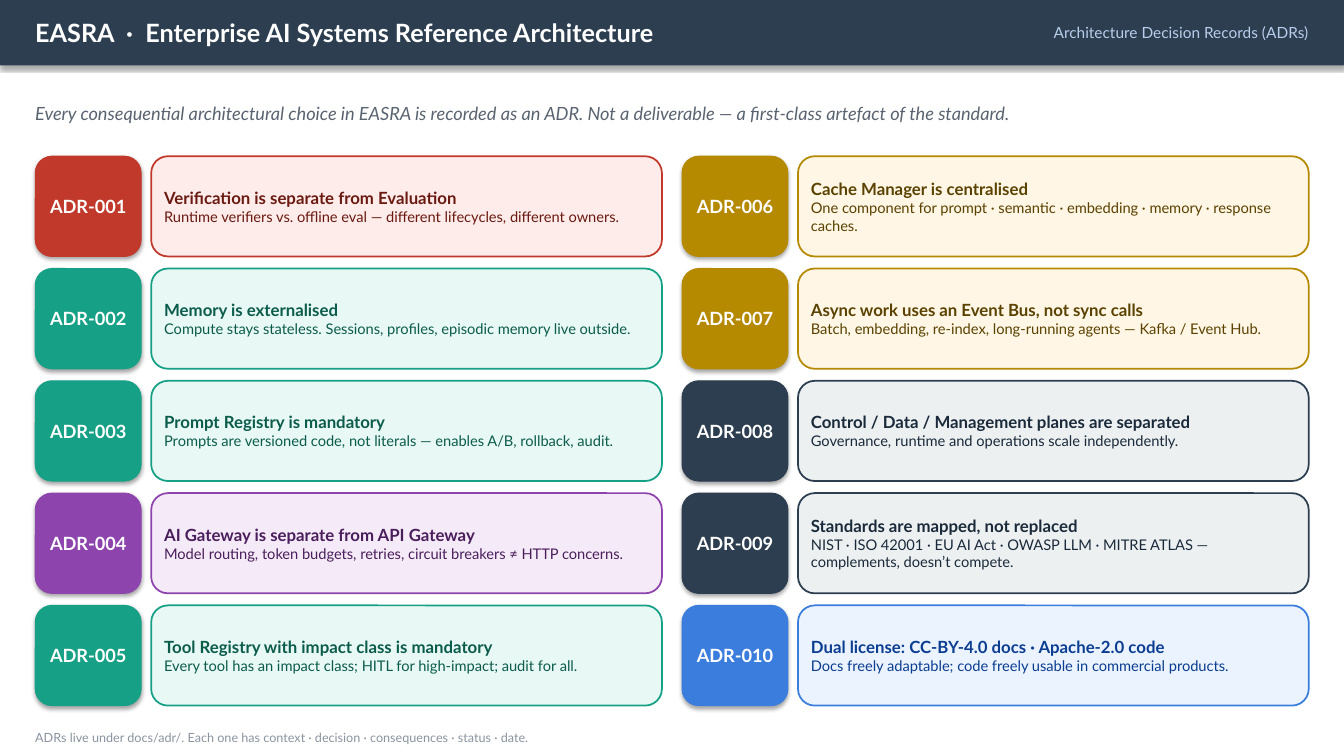
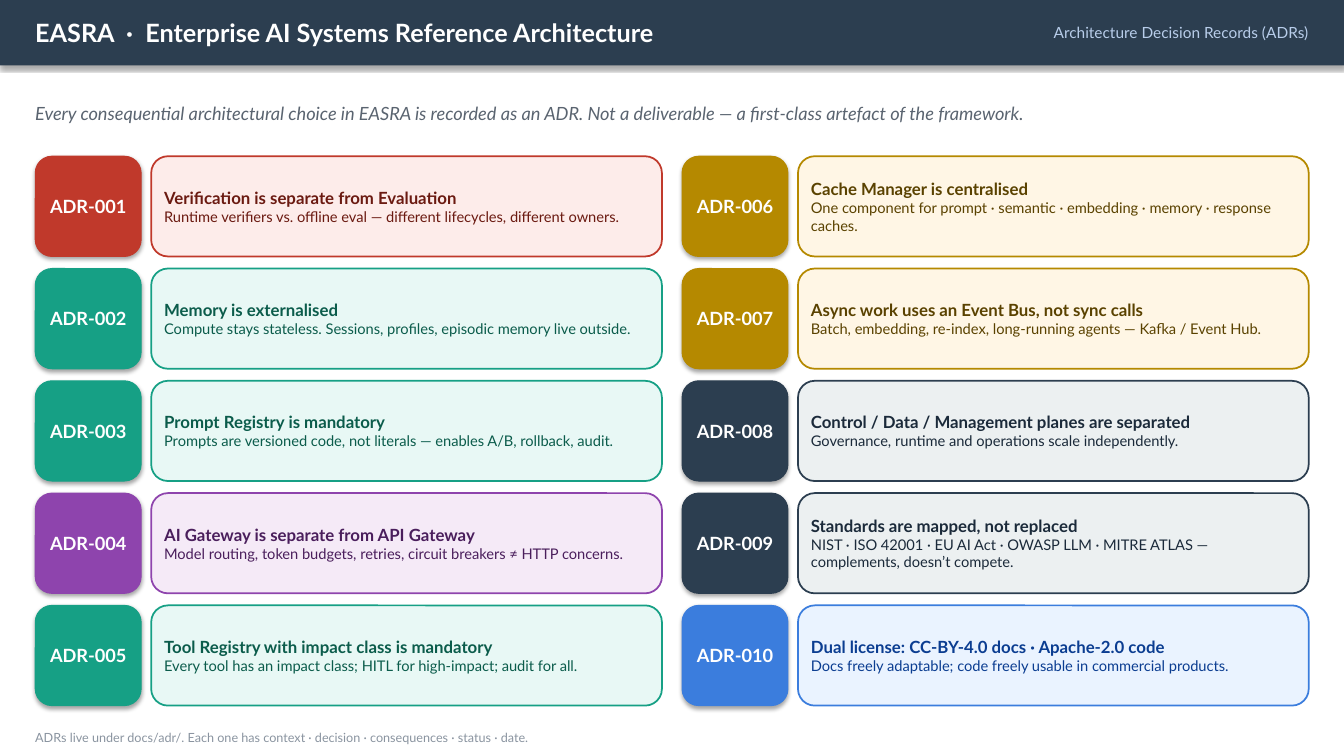
Before and after one commit to KarthikeyanDhanakotti/EASRA, a slide deck: slide 17 of conference/EASRA-LinkedIn-Carousel.pptx. Drawn at 1344x756 pixels with LibreOffice and Linux fonts; fonts in the diff are those of the drawing. Boxes give left, top, right and bottom in pixels: in the first picture for what was removed or moved away, otherwise in the second. Text is boxed around its words. In the diff, an @@ line names an element or a change of style, - is before the commit and + after.

Commit message:
polish(v4): reviewer feedback - 'reference architecture' not 'standard' + L12 renamed to AI Platform Engineering + Bronze/Silver/Gold/Platinum conformance
Reviewer round 3 polish before publish:

- CAROUSEL: drop 'standard' claim (cover badge, hero subtitle, CTA slide). Now reads 'Open Reference Architecture'. Keeps factual 'Standards-aligned' where it means aligned WITH external standards (NIST/ISO/EU AI Act/OWASP/MITRE).

- CAROUSEL: rename layer L12 'LLMOps & Delivery' -> 'AI Platform Engineering' (future-proofs for multimodal, diffusion, speech, reasoning models). Applied on layer index, on the AI Platform slide, on ADR slide references, and on the three-planes bullet.

- README: drop 'open architecture standard' claim -> 'open reference architecture'.

- ROADMAP: add Bronze / Silver / Gold / Platinum conformance levels section (replaces earlier Baseline/Regulated/Safety-critical framing).

```diff
--- a/conference/EASRA-LinkedIn-Carousel.pptx
+++ b/conference/EASRA-LinkedIn-Carousel.pptx
@@ text at <box>35,106,1023,123</box>: text changed @@
-Every consequential architectural choice in EASRA is recorded as an ADR. Not a deliverable — a first-class artefact of the standard.
+Every consequential architectural choice in EASRA is recorded as an ADR. Not a deliverable — a first-class artefact of the framework.
```
Also in this commit, not shown: 6 other slides changed, 12 other files.
